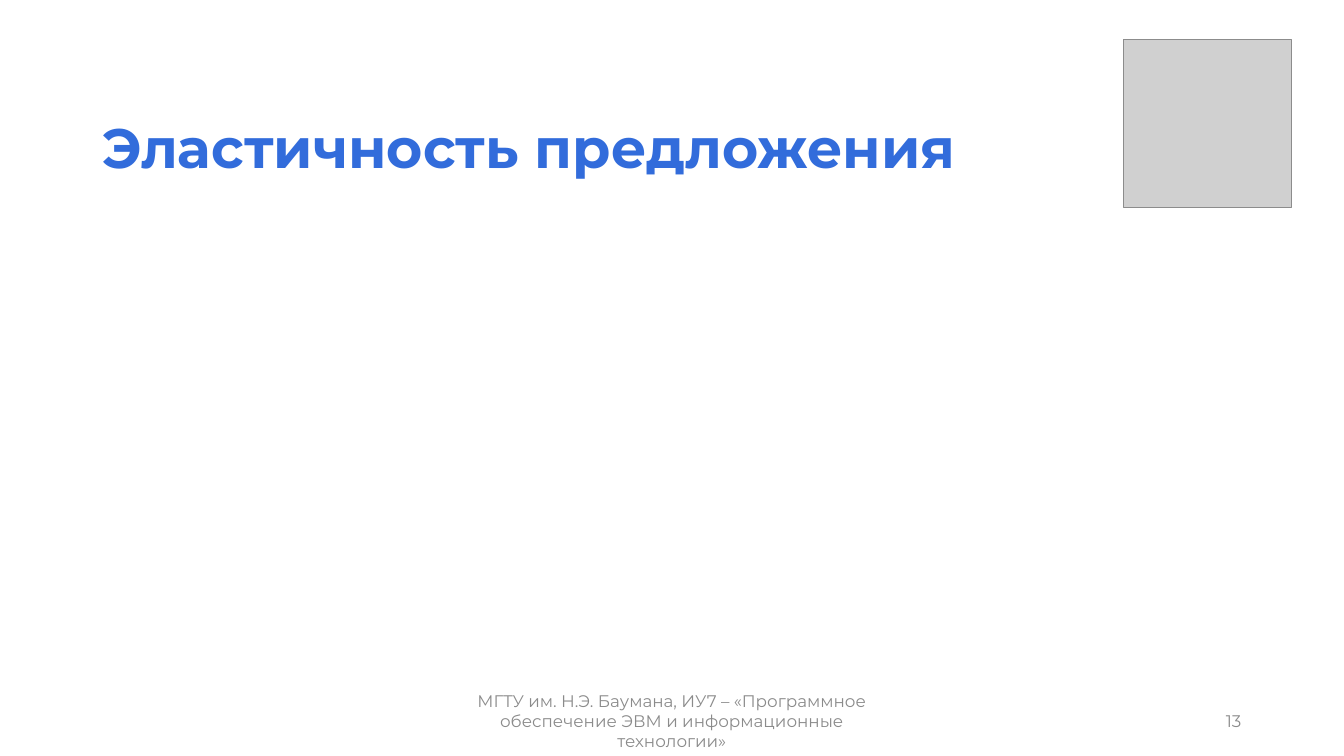
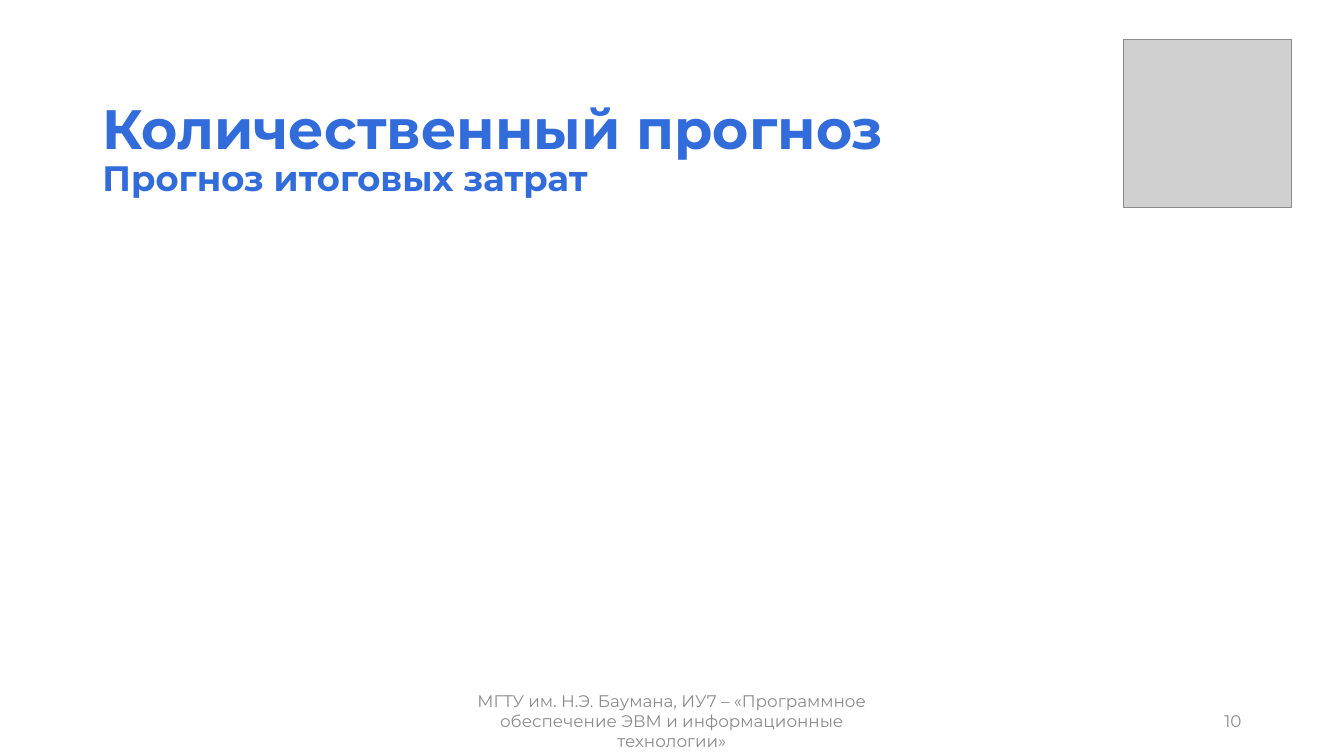
Before and after one commit to mshsvnv/Economics, a slide deck: slide 10 of module_03/pres.pptx (slide 13 before the commit). Drawn at 1344x756 pixels with LibreOffice and Linux fonts; fonts in the diff are those of the drawing; grey boxes stand for pictures. Boxes give left, top, right and bottom in pixels: in the first picture for what was removed or moved away, otherwise in the second. Text is boxed around its words. In the diff, an @@ line names an element or a change of style, - is before the commit and + after.

```diff
--- a/module_03/pres.pptx
+++ b/module_03/pres.pptx
@@ title at [102, 107, 884, 198]: text changed @@
-Эластичность предложения
+Количественный прогноз
+Прогноз итоговых затрат
@@ page number at [1224, 715, 1241, 727]: text changed @@
-13
+10
```
Also in this commit, not shown: 10 other slides changed, 2 slides added, 5 slides removed, 19 other files.
